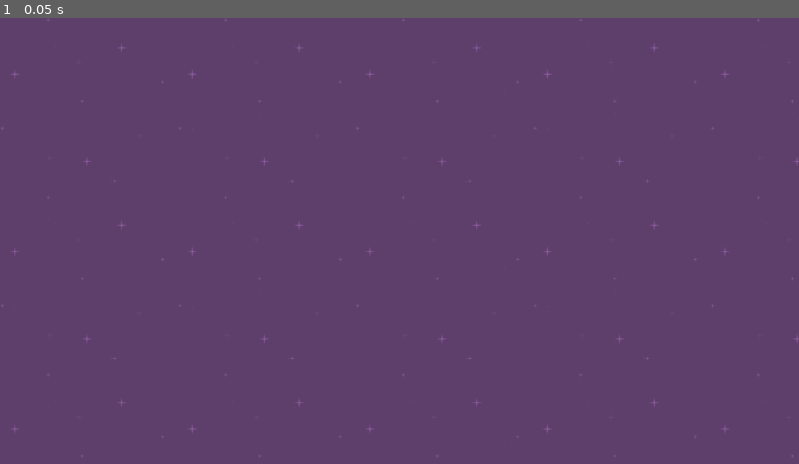
Above: before the commit, frame 1.
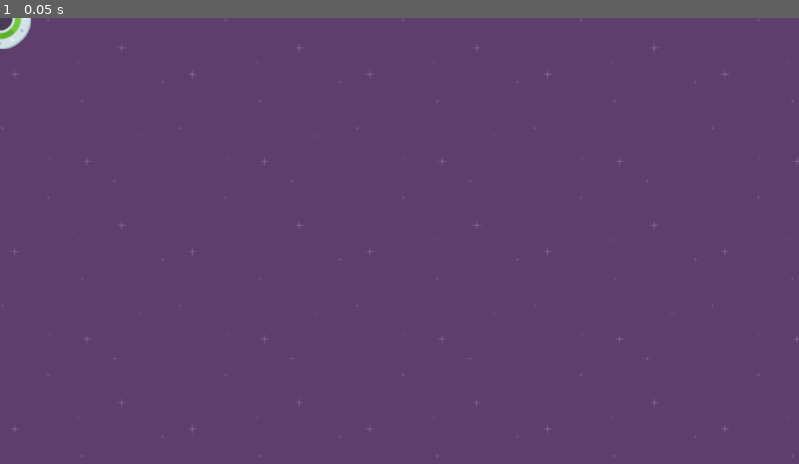
Above: after the commit, the same moment.

Repository: Z3BINI/speedy-saucer
Game: Godot game, scene res://level_1.tscn
The game is run twice, just before and just after one commit, with the same random seed, the same clock (stepped at 60 frames per second) and the same inputs.
Inputs:
- Up to frame 1 (0.05 s): no input

The runs differ from the first frame. In frame 1, 0.2% of the frame differs, in the area x 0-4%, y 0-7%.

Commit message:
Instantiate player & alter bg z-index

Diff:
--- a/level_1.tscn
+++ b/level_1.tscn
@@ -1,13 +1,17 @@
-[gd_scene load_steps=2 format=3 uid="uid://cyr6s1ed6syka"]
+[gd_scene load_steps=3 format=3 uid="uid://cyr6s1ed6syka"]
 
 [ext_resource type="Texture2D" uid="uid://c6003pjihwj73" path="res://assets/purple.png" id="1_hxdpd"]
+[ext_resource type="PackedScene" uid="uid://qbrtnoimcx1b" path="res://player.tscn" id="2_acmjm"]
 
 [node name="Level1" type="Node2D"]
 
 [node name="Background" type="TextureRect" parent="."]
+z_index = -999
 offset_left = -8.0
 offset_top = -8.0
 offset_right = 1160.0
 offset_bottom = 655.0
 texture = ExtResource("1_hxdpd")
 stretch_mode = 1
+
+[node name="Player" parent="." instance=ExtResource("2_acmjm")]
